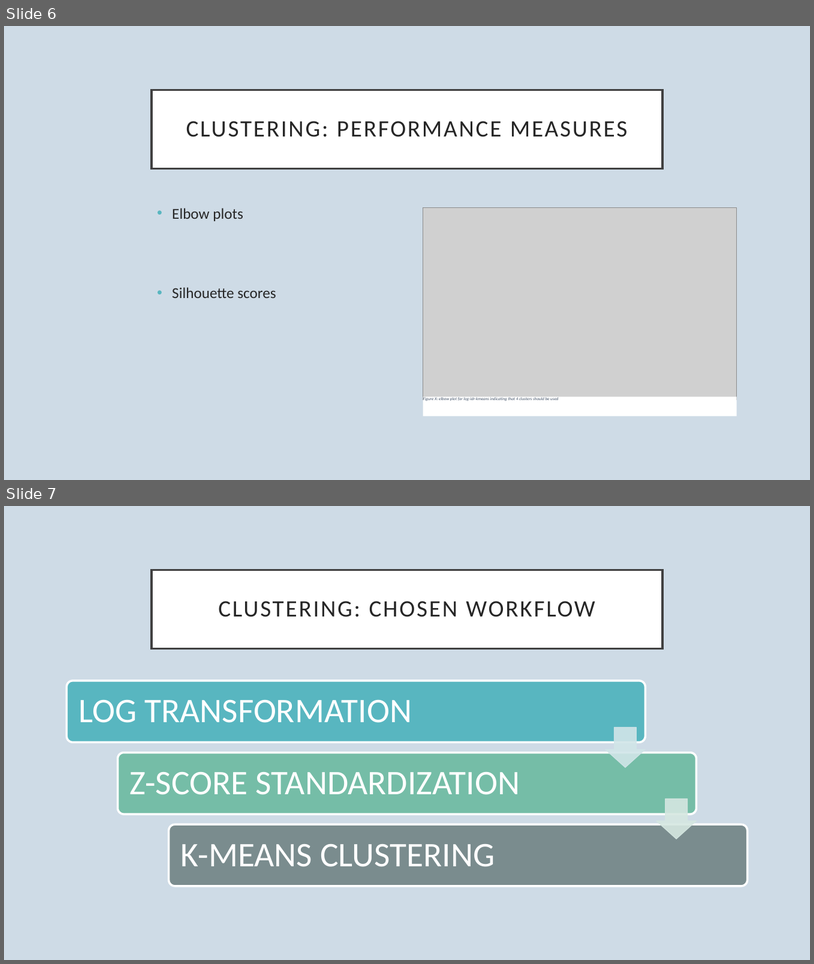
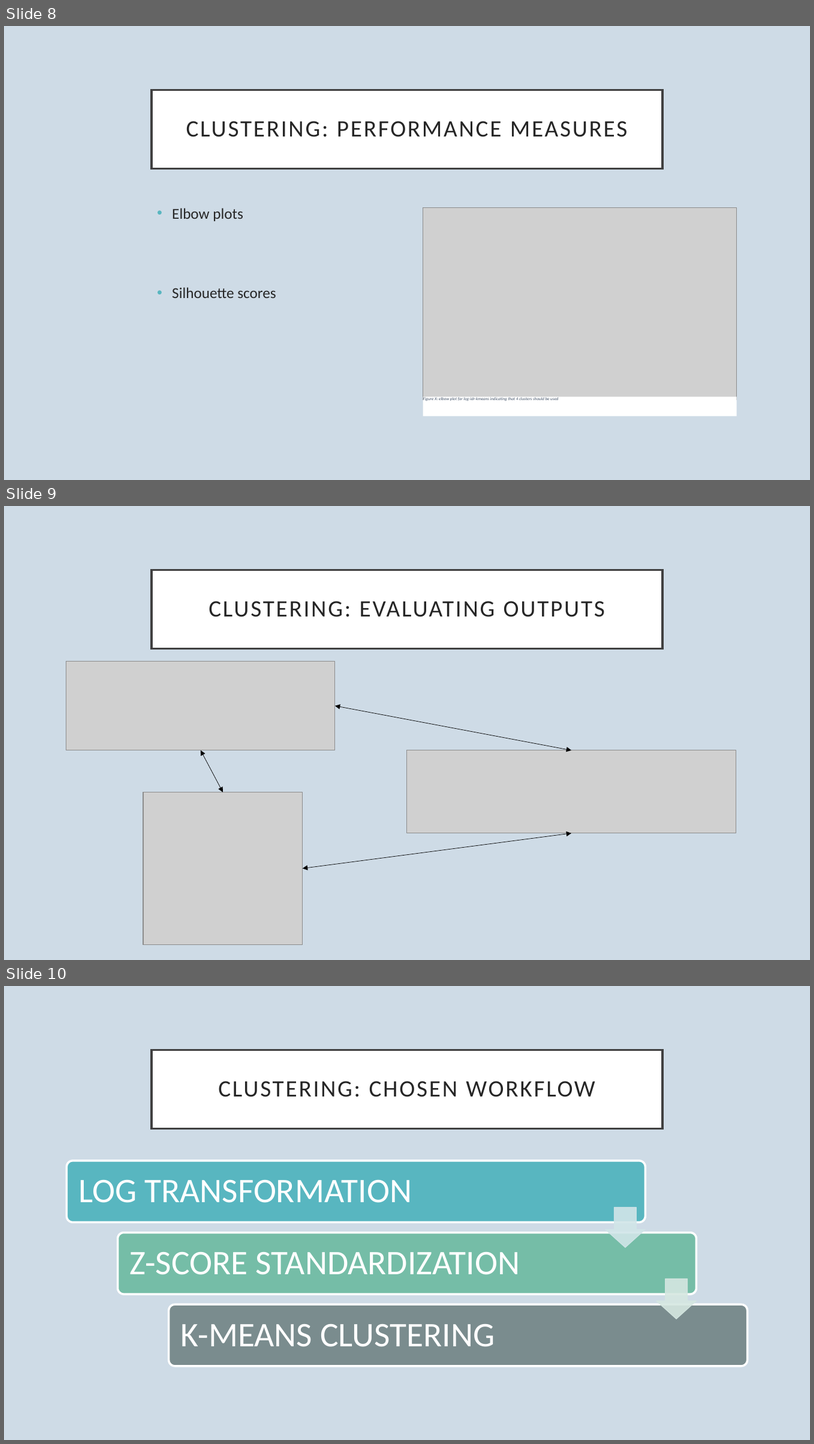
Before and after one commit to natesheehan/spidercartographers, a slide deck: For Report/Presentation.pptx. Shown one above the other, each under a label of ours: slides 6 and 7 before the commit, slides 8, 9 and 10 after it. The pictures are 814x964 and 814x1444 pixels, drawn with LibreOffice and Linux fonts; fonts in the diff are those of the drawing; grey boxes stand for pictures. Boxes give left, top, right and bottom in pixels: in the first picture for what was removed or moved away, otherwise in the second. Text is boxed around its words. In the diff, an @@ line names an element or a change of style, - is before the commit and + after.

```diff
--- a/For Report/Presentation.pptx
+++ b/For Report/Presentation.pptx
@@ slide 9 added at (x1=4, y1=506, x2=810, y2=960), background #CEDBE6 @@
@@ title added at (x1=152, y1=570, x2=663, y2=648), fill #FFFFFF, outline #404040 2.5 pt, 28 pt, text #262626 @@
+CLUSTERING: EVALUATING OUTPUTS
@@ picture added at (x1=66, y1=661, x2=335, y2=750) @@
@@ double arrow added from (336, 706) to (572, 750), #000000 0.5 pt @@
@@ double arrow added from (223, 792) to (201, 750), #000000 0.5 pt @@
@@ picture added at (x1=408, y1=750, x2=737, y2=833) @@
@@ picture added at (x1=143, y1=792, x2=303, y2=945) @@
@@ double arrow added from (572, 833) to (303, 868), #000000 0.5 pt @@
@@ what was slide 6 is now slide 8 @@
@@ what was slide 7 is now slide 10 @@
```
Also in this commit, not shown: 2 slides changed, 2 other slides added.
